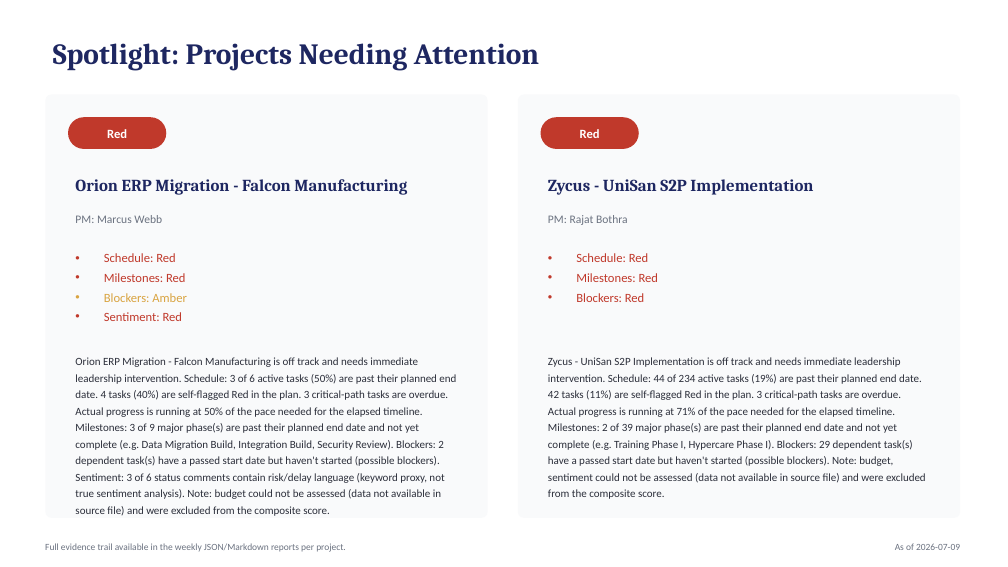
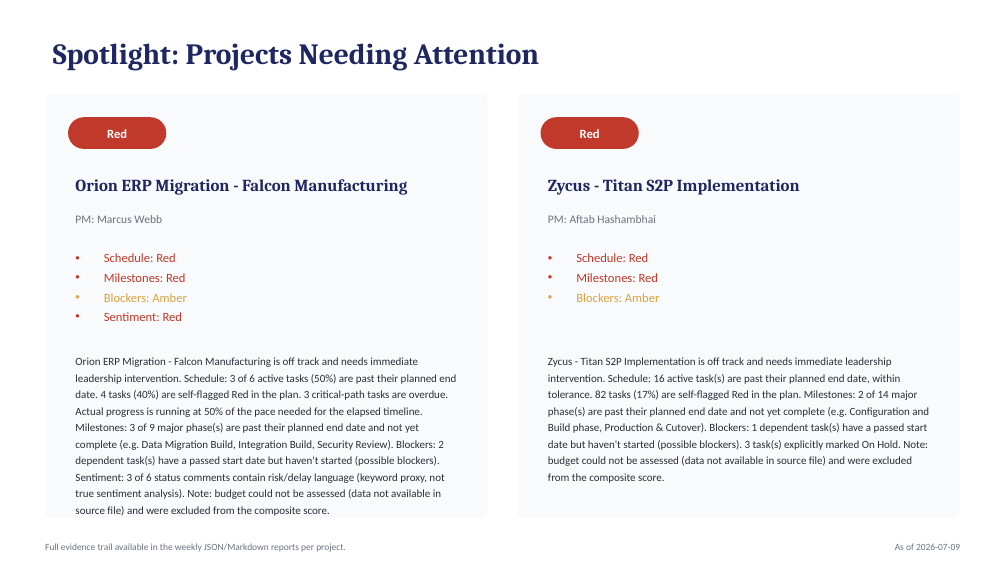
Before and after one commit to thushanksachin10/project-health-agent, a slide deck: slide 5 of presentation/Monthly_Executive_Update.pptx. Drawn at 1008x567 pixels with LibreOffice and Linux fonts; fonts in the diff are those of the drawing. Boxes give left, top, right and bottom in pixels: in the first picture for what was removed or moved away, otherwise in the second. Text is boxed around its words. In the diff, an @@ line names an element or a change of style, - is before the commit and + after.

```diff
--- a/presentation/Monthly_Executive_Update.pptx
+++ b/presentation/Monthly_Executive_Update.pptx
@@ text at (x1=548, y1=179, x2=800, y2=195): text changed @@
-Zycus - UniSan S2P Implementation
+Zycus - Titan S2P Implementation
@@ text at (x1=548, y1=215, x2=655, y2=223): text changed @@
-PM: Rajat Bothra
+PM: Aftab Hashambhai
@@ text at (x1=576, y1=293, x2=660, y2=302): text changed; text colour #C0392B to #D9A441 @@
-• Blockers: Red
+• Blockers: Amber
@@ text at (x1=548, y1=357, x2=929, y2=483): text changed @@
-Zycus - UniSan S2P Implementation is off track and needs immediate leadership intervention. Schedule: 44 of 234 active tasks (19%) are past their planned end date. 42 tasks (11%) are self-flagged Red in the plan. 3 critical-path tasks are overdue. Actual progress is running at 71% of the pace needed for the elapsed timeline. Milestones: 2 of 39 major phase(s) are past their planned end date and not yet complete (e.g. Training Phase I, Hypercare Phase I). Blockers: 29 dependent task(s) have a passed start date but haven't started (possible blockers). Note: budget, sentiment could not be assessed (data not available in source file) and were excluded from the composite score.
+Zycus - Titan S2P Implementation is off track and needs immediate leadership intervention. Schedule: 16 active task(s) are past their planned end date, within tolerance. 82 tasks (17%) are self-flagged Red in the plan. Milestones: 2 of 14 major phase(s) are past their planned end date and not yet complete (e.g. Configuration and Build phase, Production & Cutover). Blockers: 1 dependent task(s) have a passed start date but haven't started (possible blockers). 3 task(s) explicitly marked On Hold. Note: budget could not be assessed (data not available in source file) and were excluded from the composite score.
```
Also in this commit, not shown: 4 other slides changed, 12 other files.
